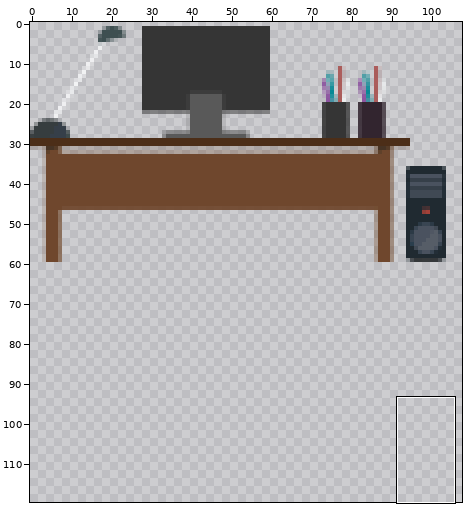
One commit to this sprite sheet: images/table.png. Above, an overview of the earlier version with the close-up marked.
Close-up. Earlier state:
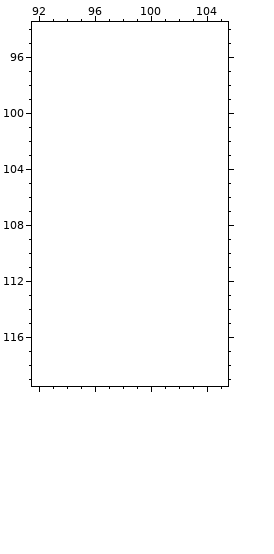
The file is 110x60 pixels. Pixels under 10% opacity are left out. Colours within 5 levels of each other are drawn and written as one. Shown: x 92..105, y 94..119. The old version is drawn lined up with the new one, on the new canvas. The wide view leaves out empty margins. The commit also changed other parts of the picture, which this record leaves out.
After the commit:
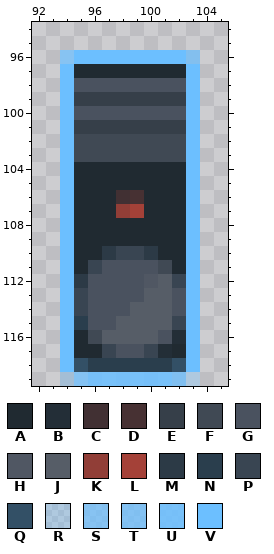
Palette (. is transparent): A #202a31  B #232e37  C #413033  D #473133  E #363f49  F #404954  G #4a525f  H #505763  J #565d67  K #913e37  L #a44138  M #2c3a46  N #2a3e4d  P #394552  Q #335066  R #6cbfff50  S #6cbfffb7  T #6cbfffc0  U #6cbfffe0  V #6cbfff
Changes in this commit:
canvas 110x60 -> 110x120
@@ x 92..105 @@
  95 ..............
- 96 ..............
- 97 ..............
- 98 ..............
- 99 ..............
-100 ..............
-101 ..............
-102 ..............
-103 ..............
-104 ..............
-105 ..............
-106 ..............
-107 ..............
-108 ..............
-109 ..............
-110 ..............
-111 ..............
-112 ..............
-113 ..............
-114 ..............
-115 ..............
-116 ..............
-117 ..............
-118 ..............
-119 ..............
+ 96 ..SVVVVVVVVS..
+ 97 ..VAAAAAAAAV..
+ 98 ..VGGGGGGGGV..
+ 99 ..VEEEEEEEEV..
+100 ..VGGGGGGGGV..
+101 ..VEEEEEEEEV..
+102 ..VFFFFFFFFV..
+103 ..VFFFFFFFFV..
+104 ..VAAAAAAAAV..
+105 ..VAAAAAAAAV..
+106 ..VAAACDAAAV..
+107 ..VAAAKLAAAV..
+108 ..VAAAAAAAAV..
+109 ..VAAAAAAAAV..
+110 ..VAAMPPMAAV..
+111 ..VAPGGGGFAV..
+112 ..VMGGGGHJPV..
+113 ..VPGGGGJJGV..
+114 ..VPGGGJJJGV..
+115 ..VNGGJJJJPV..
+116 ..VAFJJJJGBV..
+117 ..VAAPGGPBAV..
+118 ..VQNNNNNNQV..
+119 ..RTUUUUUUTR..
Boxes around the changes in both close-ups, in picture pixels (x1, y1, x2, y2):
added: (60, 50, 200, 386)
